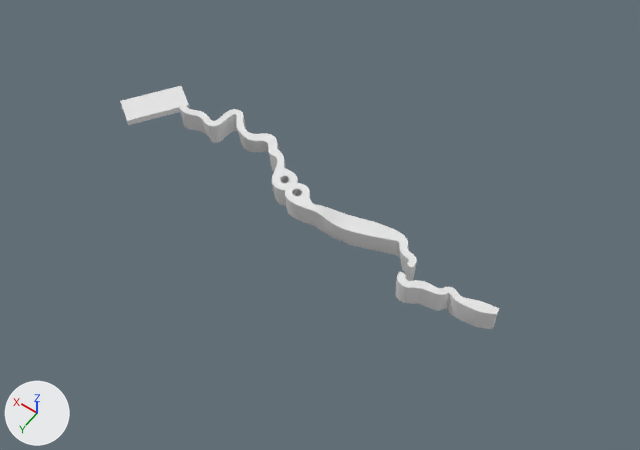
A saved change to the FBX model Assets/Models/Final Area Models/FinalArea_Track_Terrain.fbx.
Both versions are drawn from a camera (50 mm lens) standing at (-420.0, 373.0, 887.0) and looking at (-5.0, -208.0, -26.0). Every picture has the same lights, and +X, +Y and +Z are marked at lower left. Where no turn or scale is listed for an object, it has been applied to the vertices.

The older version as bpy lines, for what is in view:
```python
me_mesh = bpy.data.meshes.new('Mesh')
me_mesh.from_pydata(...)  # 5692 vertices, 11384 faces; spans x -70.0..446.0, y -82.0..28.0, z -33.0..21.0
me_mesh_008 = bpy.data.meshes.new('Mesh.008')
me_mesh_008.from_pydata(...)  # 12 vertices, 10 faces; spans x -41.4..41.4, y -47.7..47.7, z -4.5..4.5
me_mesh_009 = bpy.data.meshes.new('Mesh.009')
me_mesh_009.from_pydata(...)  # 10315 vertices, 12573 faces; spans x -348.0..348.0, y -172.0..172.0, z -23.0..57.0
me_mesh_009.materials.append(mat_material__2)  # its picture is missing
ob_finalarea_track001 = bpy.data.objects.new('FinalArea_Track001', me_mesh)
ob_finalarea_track001.location = (-193.0, -197.0, 0.0)
ob_ground = bpy.data.objects.new('Ground', me_mesh_008)
ob_ground.location = (286.0, -220.0, 15.0)
ob_plane004 = bpy.data.objects.new('Plane004', me_mesh_009)
ob_plane004.location = (31.0, -237.0, -5.0)
ob_plane004.hide_viewport = True
```
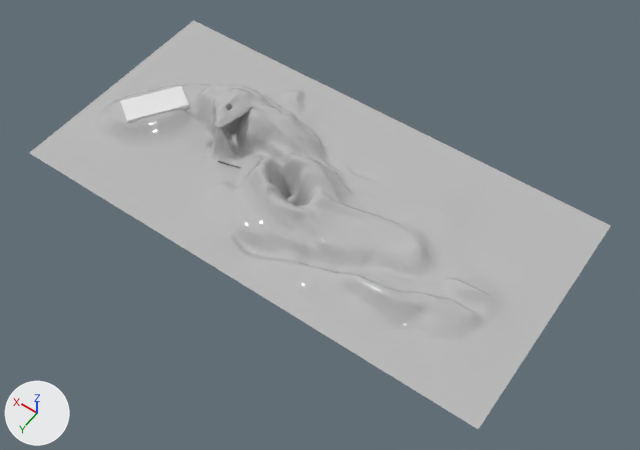
Commit message: reimport final area terrain - Needs rebaked

Changed parts and their boxes [x1, y1, x2, y2] in the pictures (640 x 450 px):
'Plane004', shown
    after: [30, 20, 611, 429]
'FinalArea_Track001', hidden
    before: [179, 106, 499, 329]

Diff of the bpy script that builds the scene:
```diff
--- a/Assets/Models/Final Area Models/FinalArea_Track_Terrain.fbx.py
+++ b/Assets/Models/Final Area Models/FinalArea_Track_Terrain.fbx.py
@@ ob_plane004 @@
 ob_plane004.location = (31.0, -237.0, -5.0)
-ob_plane004.hide_viewport = True
@@ ob_finalarea_track001 @@
 ob_finalarea_track001.location = (-193.0, -197.0, 0.0)
+ob_finalarea_track001.hide_viewport = True
```
